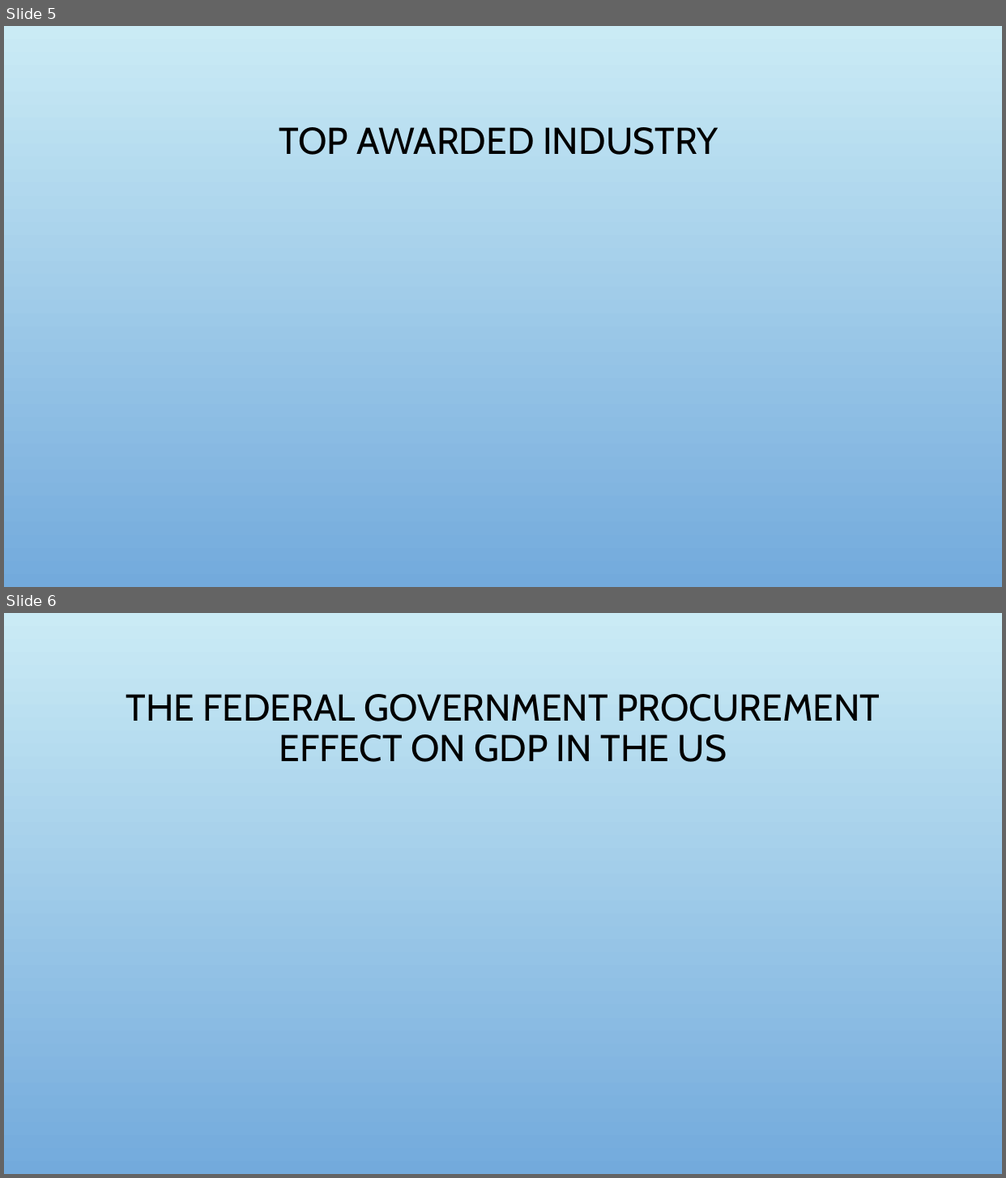
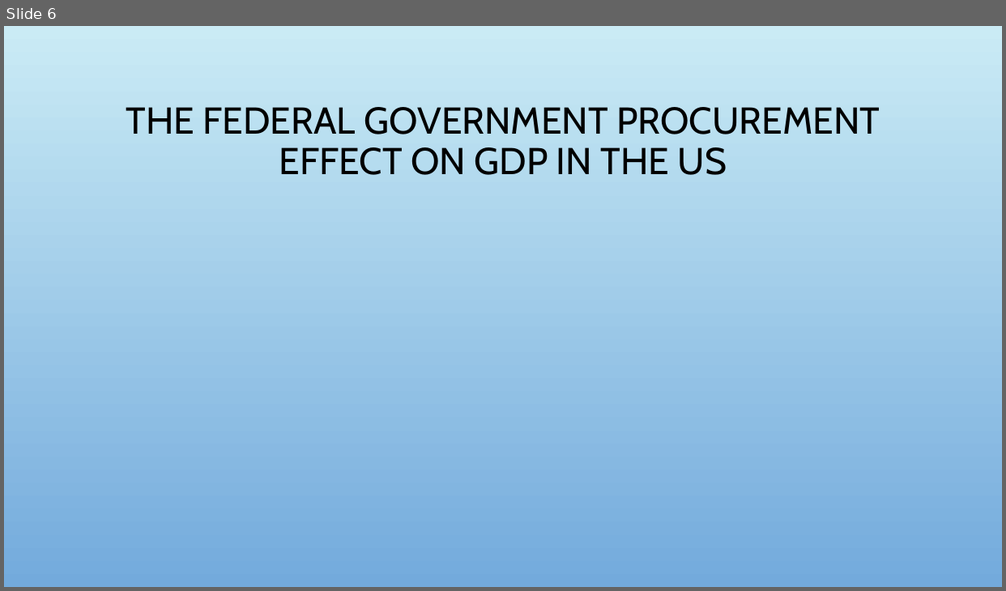
Before and after one commit to evlight/Project, a slide deck: Federal Government Contracts Analysis.pptx. Shown one above the other, each under a label of ours: slides 5 and 6 before the commit, slide 6 after it. The pictures are 1006x1178 and 1006x591 pixels, drawn with LibreOffice and Linux fonts; fonts in the diff are those of the drawing; background and template pictures are left out. Boxes give left, top, right and bottom in pixels: in the first picture for what was removed or moved away, otherwise in the second. Text is boxed around its words. In the diff, an @@ line names an element or a change of style, - is before the commit and + after.

```diff
--- a/Federal Government Contracts Analysis.pptx
+++ b/Federal Government Contracts Analysis.pptx
@@ slide 5 removed at (4, 26, 1002, 587), background picture (left out) @@
@@ title removed at (279, 127, 718, 155) @@
-TOP AWARDED INDUSTRY
```
Also in this commit, not shown: 5 slides changed, 1 slide added.
